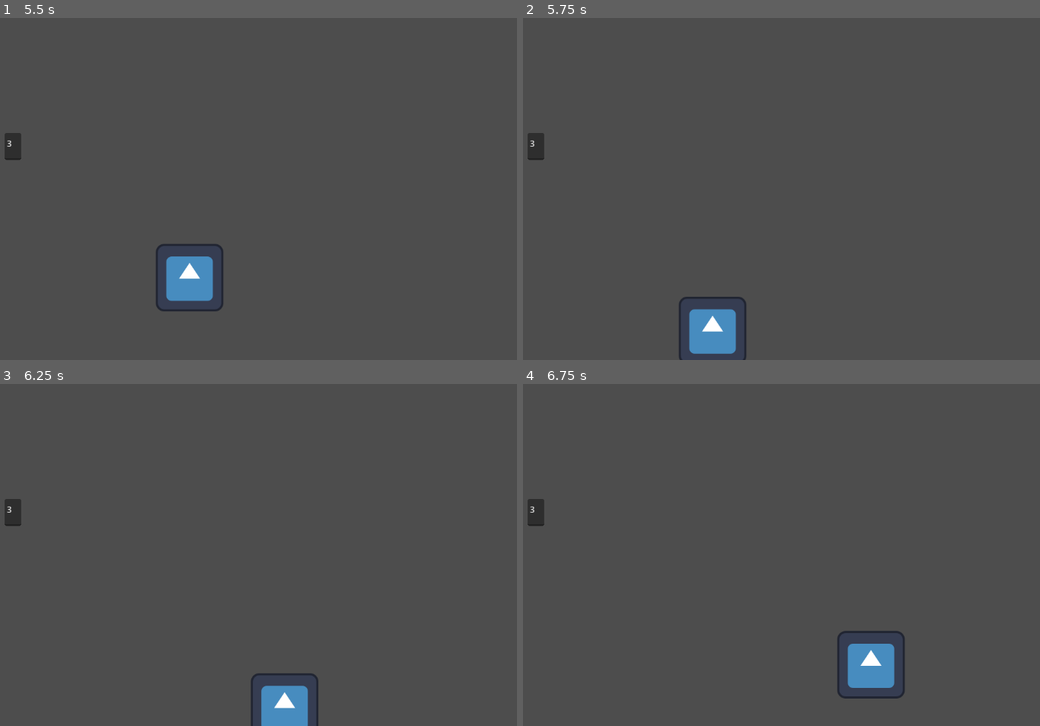
Above: before the commit, frames 1-4 (two rows, left to right).
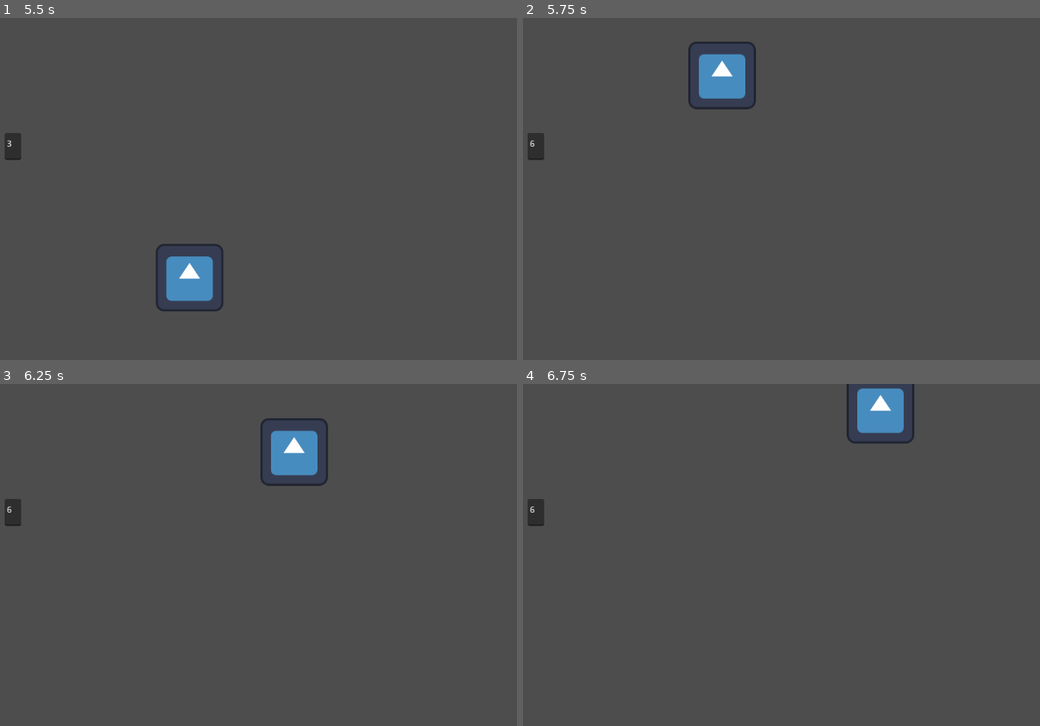
Above: after the commit, the same moments.

Repository: 22ncave/8DIT-Game-Project
Game: Godot game, scene res://scenes/rooms/room_3.tscn
The game is run twice, just before and just after one commit, with the same random seed, the same clock (stepped at 60 frames per second) and the same inputs. This scene is started directly instead of the project's main scene. The engine's default icon, where the game draws it, is replaced by a stand-in: a white triangle on a blue panel in a dark square.
Inputs:
- Up to frame 1 (5.5 s): tap Enter at 0.5 s; hold D (right) 0.53-1.28 s; hold S (down) 1.28-2.03 s; hold D (right) 2.03-2.78 s; hold W (up) 2.78-3.53 s; hold A (left) 3.53-5.03 s; hold S (down) from 5.03 s (still down)
- Up to frame 2 (5.75 s): keep holding S (down)
- Up to frame 3 (6.25 s): release S (down) at 5.78 s; hold D (right) from 5.78 s (still down)
- Up to frame 4 (6.75 s): release D (right) at 6.53 s; hold W (up) from 6.53 s (still down)

Frame 1 is identical in both runs. In frame 2, 3.0% of the frame differs, in the area x 1-46%, y 6-100%; in frame 3, 2.8%; in frame 4, 2.9%.

Commit message:
Finnished map layout/Door placement

Diff:
--- a/the-observer/scenes/rooms/room_1.tscn
+++ b/the-observer/scenes/rooms/room_1.tscn
@@ -24,7 +24,7 @@
 room_tag = "room_2"
 position_tag = "w"
 
-[node name="temp_room_shower" type="TextEdit" parent="." unique_id=447191007]
+[node name="temp_room_label" type="TextEdit" parent="." unique_id=447191007]
 offset_left = 182.0
 offset_top = 218.0
 offset_right = 213.0
--- a/the-observer/scenes/rooms/room_2.tscn
+++ b/the-observer/scenes/rooms/room_2.tscn
@@ -18,7 +18,13 @@
 room_tag = "room_1"
 position_tag = "e"
 
-[node name="temp_room_shower" type="TextEdit" parent="." unique_id=1656208477]
+[node name="Door_s" parent="Doors" unique_id=377564166 instance=ExtResource("3_ar6ir")]
+position = Vector2(556, 647.00006)
+rotation = 3.141419
+room_tag = "room_5"
+position_tag = "n"
+
+[node name="temp_room_label" type="TextEdit" parent="." unique_id=1656208477]
 offset_left = 182.0
 offset_top = 218.0
 offset_right = 213.0
--- a/the-observer/scenes/rooms/room_3.tscn
+++ b/the-observer/scenes/rooms/room_3.tscn
@@ -2,6 +2,7 @@
 
 [ext_resource type="PackedScene" uid="uid://dqkqblw0t81lj" path="res://scenes/player.tscn" id="1_etvqs"]
 [ext_resource type="Script" uid="uid://b3guynd2wrsl4" path="res://scripts/level.gd" id="1_josgj"]
+[ext_resource type="PackedScene" uid="uid://bhixvpk506kjs" path="res://scenes/door.tscn" id="3_g5ssp"]
 
 [node name="room_3" type="Node2D" unique_id=403007972]
 script = ExtResource("1_josgj")
@@ -11,7 +12,13 @@
 
 [node name="Doors" type="Node" parent="." unique_id=406132807]
 
-[node name="temp_room_shower" type="TextEdit" parent="." unique_id=1354921738]
+[node name="Door_s" parent="Doors" unique_id=620864986 instance=ExtResource("3_g5ssp")]
+position = Vector2(550, 646)
+rotation = -3.129742
+room_tag = "room_6"
+position_tag = "n"
+
+[node name="temp_room_label" type="TextEdit" parent="." unique_id=1354921738]
 offset_left = 182.0
 offset_top = 218.0
 offset_right = 213.0
--- a/the-observer/scenes/rooms/room_4.tscn
+++ b/the-observer/scenes/rooms/room_4.tscn
@@ -17,7 +17,19 @@
 room_tag = "room_1"
 position_tag = "s"
 
-[node name="temp_room_shower" type="TextEdit" parent="." unique_id=782817517]
+[node name="Door_e" parent="Doors" unique_id=1544276488 instance=ExtResource("3_8h73v")]
+position = Vector2(1155, 320.00003)
+rotation = 1.5712559
+room_tag = "room_5"
+position_tag = "w"
+
+[node name="Door_s" parent="Doors" unique_id=1357977912 instance=ExtResource("3_8h73v")]
+position = Vector2(552, 649)
+rotation = -3.1342828
+room_tag = "room_7"
+position_tag = "n"
+
+[node name="temp_room_label" type="TextEdit" parent="." unique_id=782817517]
 offset_left = 182.0
 offset_top = 218.0
 offset_right = 213.0
--- a/the-observer/scenes/rooms/room_5.tscn
+++ b/the-observer/scenes/rooms/room_5.tscn
@@ -2,6 +2,7 @@
 
 [ext_resource type="Script" uid="uid://b3guynd2wrsl4" path="res://scripts/level.gd" id="1_585it"]
 [ext_resource type="PackedScene" uid="uid://dqkqblw0t81lj" path="res://scenes/player.tscn" id="1_wq1n7"]
+[ext_resource type="PackedScene" uid="uid://bhixvpk506kjs" path="res://scenes/door.tscn" id="3_qf5d3"]
 
 [node name="room_5" type="Node2D" unique_id=1338870574]
 script = ExtResource("1_585it")
@@ -11,7 +12,30 @@
 
 [node name="Doors" type="Node" parent="." unique_id=814824274]
 
-[node name="temp_room_shower" type="TextEdit" parent="." unique_id=1936540496]
+[node name="Door_n" parent="Doors" unique_id=620864986 instance=ExtResource("3_qf5d3")]
+position = Vector2(549, 0)
+room_tag = "room_2"
+position_tag = "s"
+
+[node name="Door_w" parent="Doors" unique_id=395841820 instance=ExtResource("3_qf5d3")]
+position = Vector2(0, 315)
+rotation = -1.5859045
+room_tag = "room_4"
+position_tag = "e"
+
+[node name="Door_e" parent="Doors" unique_id=118358239 instance=ExtResource("3_qf5d3")]
+position = Vector2(1150, 303)
+rotation = 1.5773911
+room_tag = "room_6"
+position_tag = "w"
+
+[node name="Door_s" parent="Doors" unique_id=1876823071 instance=ExtResource("3_qf5d3")]
+position = Vector2(548, 648)
+rotation = -3.132702
+room_tag = "room_8"
+position_tag = "n"
+
+[node name="temp_room_label" type="TextEdit" parent="." unique_id=1936540496]
 offset_left = 182.0
 offset_top = 218.0
 offset_right = 213.0
--- a/the-observer/scenes/rooms/room_6.tscn
+++ b/the-observer/scenes/rooms/room_6.tscn
@@ -2,6 +2,7 @@
 
 [ext_resource type="PackedScene" uid="uid://dqkqblw0t81lj" path="res://scenes/player.tscn" id="1_qliwx"]
 [ext_resource type="Script" uid="uid://b3guynd2wrsl4" path="res://scripts/level.gd" id="1_u1063"]
+[ext_resource type="PackedScene" uid="uid://bhixvpk506kjs" path="res://scenes/door.tscn" id="3_wf3jn"]
 
 [node name="room_6" type="Node2D" unique_id=1375047011]
 script = ExtResource("1_u1063")
@@ -11,7 +12,24 @@
 
 [node name="Doors" type="Node" parent="." unique_id=284608575]
 
-[node name="temp_room_shower" type="TextEdit" parent="." unique_id=2004774625]
+[node name="Door_n" parent="Doors" unique_id=620864986 instance=ExtResource("3_wf3jn")]
+position = Vector2(550, 0)
+room_tag = "room_3"
+position_tag = "s"
+
+[node name="Door_w" parent="Doors" unique_id=688288837 instance=ExtResource("3_wf3jn")]
+position = Vector2(0, 318)
+rotation = -1.5818344
+room_tag = "room_5"
+position_tag = "e"
+
+[node name="Door_s" parent="Doors" unique_id=1698770119 instance=ExtResource("3_wf3jn")]
+position = Vector2(549, 647)
+rotation = -3.1278193
+room_tag = "room_9"
+position_tag = "n"
+
+[node name="temp_room_label" type="TextEdit" parent="." unique_id=2004774625]
 offset_left = 182.0
 offset_top = 218.0
 offset_right = 213.0
--- a/the-observer/scenes/rooms/room_7.tscn
+++ b/the-observer/scenes/rooms/room_7.tscn
@@ -2,6 +2,7 @@
 
 [ext_resource type="PackedScene" uid="uid://dqkqblw0t81lj" path="res://scenes/player.tscn" id="1_ltaa5"]
 [ext_resource type="Script" uid="uid://b3guynd2wrsl4" path="res://scripts/level.gd" id="1_n8rfd"]
+[ext_resource type="PackedScene" uid="uid://bhixvpk506kjs" path="res://scenes/door.tscn" id="3_wyc6f"]
 
 [node name="room_7" type="Node2D" unique_id=1336850897]
 script = ExtResource("1_n8rfd")
@@ -11,7 +12,12 @@
 
 [node name="Doors" type="Node" parent="." unique_id=905509475]
 
-[node name="temp_room_shower" type="TextEdit" parent="." unique_id=1678518379]
+[node name="Door_n" parent="Doors" unique_id=620864986 instance=ExtResource("3_wyc6f")]
+position = Vector2(547, 0)
+room_tag = "room_4"
+position_tag = "s"
+
+[node name="temp_room_label" type="TextEdit" parent="." unique_id=1678518379]
 offset_left = 182.0
 offset_top = 218.0
 offset_right = 213.0
--- a/the-observer/scenes/rooms/room_8.tscn
+++ b/the-observer/scenes/rooms/room_8.tscn
@@ -2,6 +2,7 @@
 
 [ext_resource type="Script" uid="uid://b3guynd2wrsl4" path="res://scripts/level.gd" id="1_n7o1u"]
 [ext_resource type="PackedScene" uid="uid://dqkqblw0t81lj" path="res://scenes/player.tscn" id="1_tdltm"]
+[ext_resource type="PackedScene" uid="uid://bhixvpk506kjs" path="res://scenes/door.tscn" id="3_jygfs"]
 
 [node name="room_8" type="Node2D" unique_id=1000437915]
 script = ExtResource("1_n7o1u")
@@ -11,7 +12,18 @@
 
 [node name="Doors" type="Node" parent="." unique_id=829453893]
 
-[node name="temp_room_shower" type="TextEdit" parent="." unique_id=335940759]
+[node name="Door_n" parent="Doors" unique_id=620864986 instance=ExtResource("3_jygfs")]
+position = Vector2(555, 0)
+room_tag = "room_5"
+position_tag = "s"
+
+[node name="Door_e" parent="Doors" unique_id=376427902 instance=ExtResource("3_jygfs")]
+position = Vector2(1153, 351)
+rotation = 1.5713986
+room_tag = "room_9"
+position_tag = "w"
+
+[node name="temp_room_label" type="TextEdit" parent="." unique_id=335940759]
 offset_left = 182.0
 offset_top = 218.0
 offset_right = 213.0
--- a/the-observer/scenes/rooms/room_9.tscn
+++ b/the-observer/scenes/rooms/room_9.tscn
@@ -2,6 +2,7 @@
 
 [ext_resource type="Script" uid="uid://b3guynd2wrsl4" path="res://scripts/level.gd" id="1_f8nwv"]
 [ext_resource type="PackedScene" uid="uid://dqkqblw0t81lj" path="res://scenes/player.tscn" id="1_luyxt"]
+[ext_resource type="PackedScene" uid="uid://bhixvpk506kjs" path="res://scenes/door.tscn" id="3_hstmy"]
 
 [node name="room_9" type="Node2D" unique_id=245765173]
 script = ExtResource("1_f8nwv")
@@ -11,7 +12,18 @@
 
 [node name="Doors" type="Node" parent="." unique_id=1255370794]
 
-[node name="temp_room_shower" type="TextEdit" parent="." unique_id=253683113]
+[node name="Door_n" parent="Doors" unique_id=620864986 instance=ExtResource("3_hstmy")]
+position = Vector2(550, 0)
+room_tag = "room_6"
+position_tag = "s"
+
+[node name="Door_w" parent="Doors" unique_id=350038343 instance=ExtResource("3_hstmy")]
+position = Vector2(0, 279)
+rotation = -1.5724547
+room_tag = "room_8"
+position_tag = "e"
+
+[node name="temp_room_label" type="TextEdit" parent="." unique_id=253683113]
 offset_left = 182.0
 offset_top = 218.0
 offset_right = 213.0
--- a/the-observer/scripts/door.gd
+++ b/the-observer/scripts/door.gd
@@ -10,14 +10,6 @@
 
 @onready var spawn = $Spawn
 
-# Called when the node enters the scene tree for the first time.
-func _ready() -> void:
-	pass # Replace with function body.
-
-
-# Called every frame. 'delta' is the elapsed time since the previous frame.
-func _process(delta: float) -> void:
-	pass
 
 func _on_body_entered(body: Node2D) -> void:
 	if body.is_in_group("player"):
--- a/the-observer/scripts/level.gd
+++ b/the-observer/scripts/level.gd
@@ -10,8 +10,3 @@
 	var door_path = "Doors/Door_" + position_tag
 	var door = get_node(door_path) as Door
 	Globals.trigger_player_spawn(door.spawn.global_position, door.position_tag)
-
-
-# Called every frame. 'delta' is the elapsed time since the previous frame.
-func _process(delta: float) -> void:
-	pass
